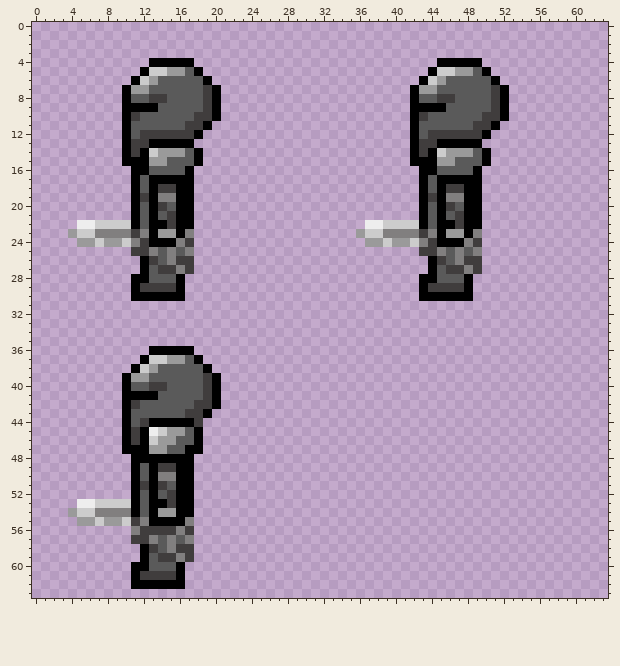
A pixel-art sprite gets an edit: Build/Assets/Sprites/Knight/KnightLeftIdle.png. The first picture shows the starting point.
The file is 64x64 pixels.
After:
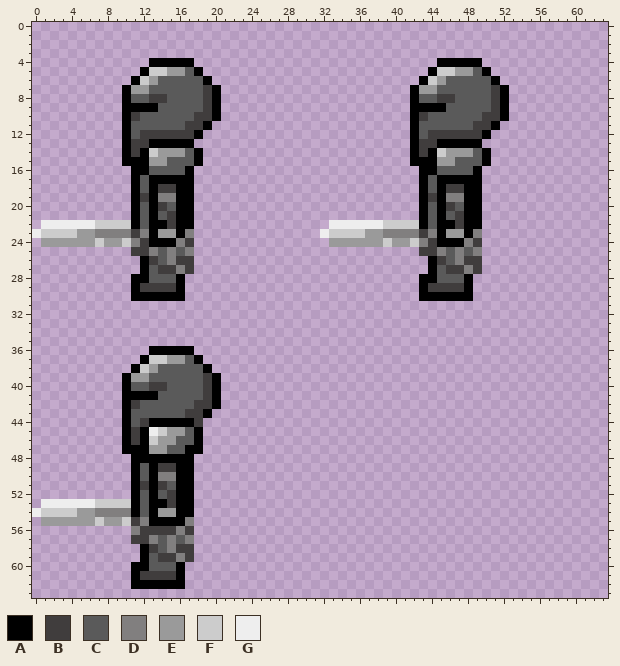
Palette (. is transparent): A #000000  B #403d3d  C #5a5a5a  D #817f7f  E #9a9a9a  F #cccccc  G #eeeeee
Commit: updated knight side sprites for walk and idle
What changed:
Colour E now appears in row 24 at x 1 to 4 and 33 to 36; in row 55 at x 1 to 4.
The author changed colour F to colour E in row 23 at x 5 to 6 and 37 to 38; in row 54 at x 5 to 6.
Colour F now appears in row 23 at x 1 to 3 and 33 to 35; in row 54 at x 1 to 3.
The author changed colour E to colour F in row 23 at x 4 and 36; in row 54 at x 4.
Colour G now appears in row 22 at x 1 to 4 and 33 to 36; in row 23 at x 0 and 32; in row 53 at x 1 to 4; in row 54 at x 0.
